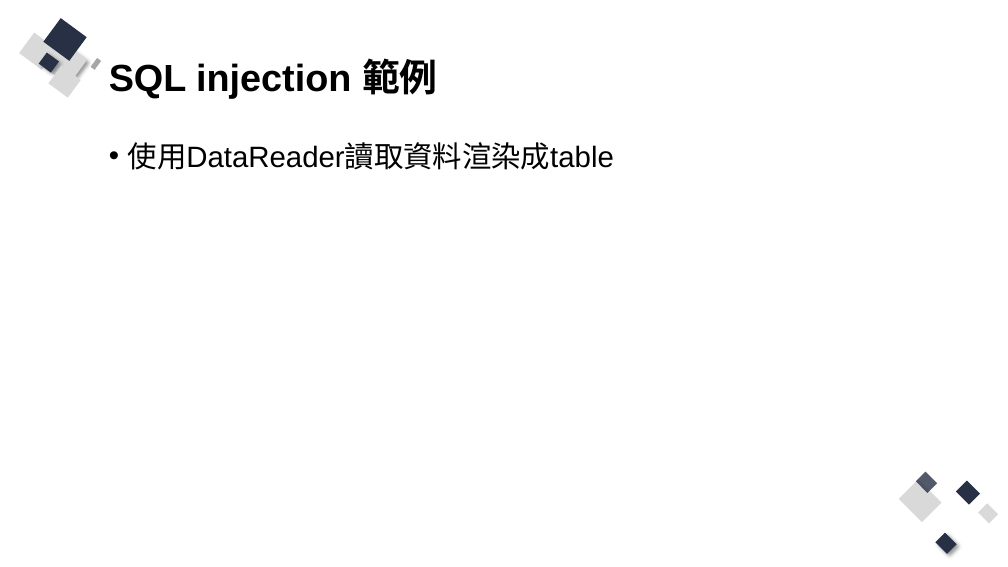
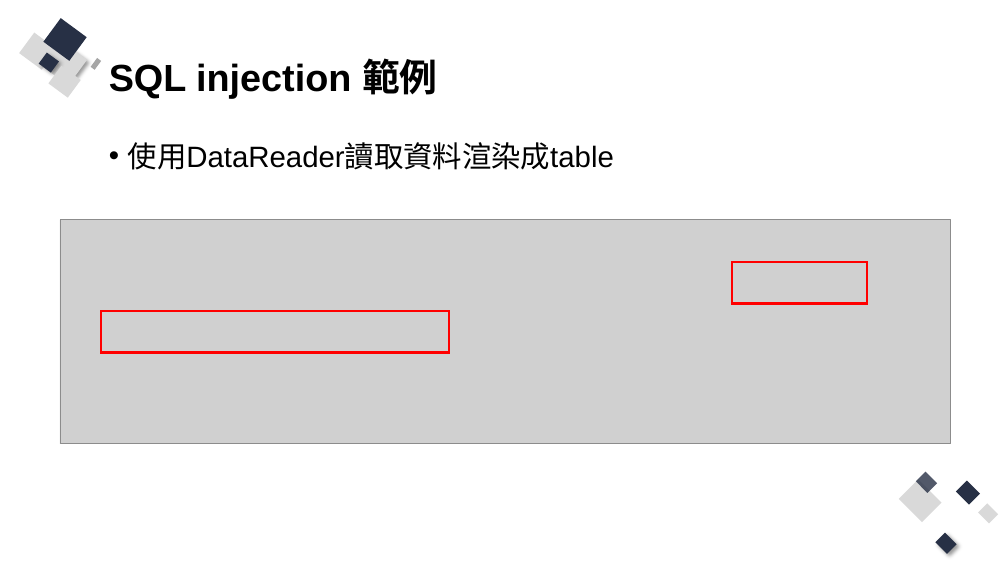
Before and after one commit to Q81JIAXIONG/-, a slide deck: slide 47 of 投影片/3.網站程式與資料庫溝通、互動.pptx (slide 46 before the commit). Drawn at 1008x567 pixels with LibreOffice and Linux fonts; fonts in the diff are those of the drawing; grey boxes stand for pictures. Boxes give left, top, right and bottom in pixels: in the first picture for what was removed or moved away, otherwise in the second. Text is boxed around its words. In the diff, an @@ line names an element or a change of style, - is before the commit and + after.

Commit message:
準備第三章範例

```diff
--- a/投影片/3.網站程式與資料庫溝通、互動.pptx
+++ b/投影片/3.網站程式與資料庫溝通、互動.pptx
@@ picture added at (60,220,951,444) @@
@@ rectangle added at (732,262,867,304), outline #FF0000 2.25 pt @@
@@ rectangle added at (101,312,449,353), outline #FF0000 2.25 pt @@
```
Also in this commit, not shown: 5 other slides changed, 11 slides added, 7 slides removed, 11 other files.
